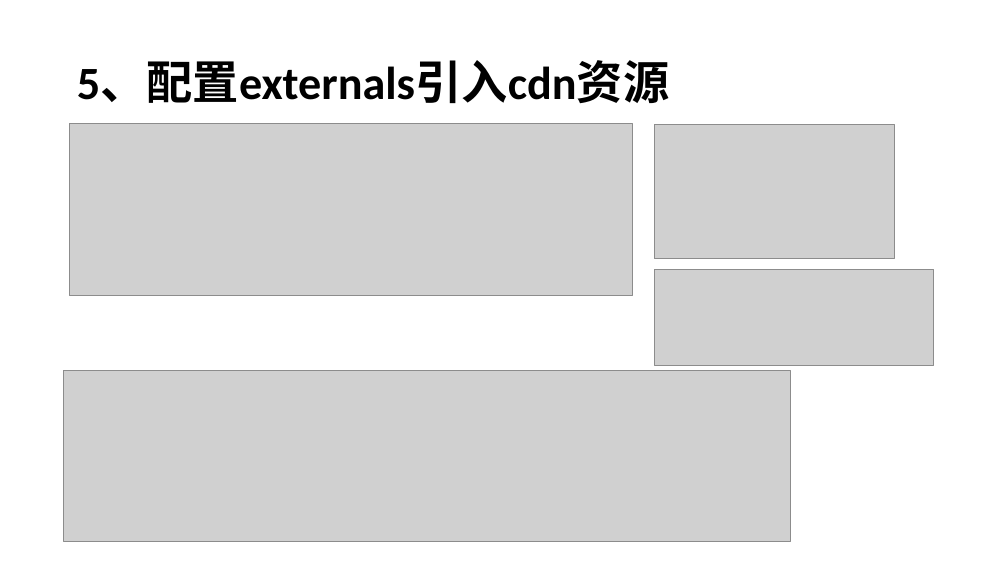
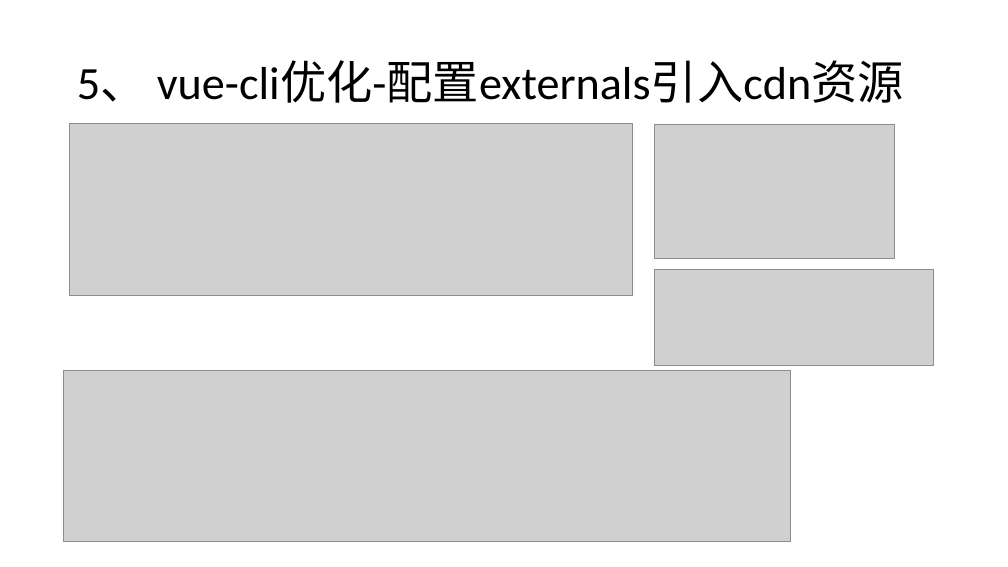
Before and after one commit to liwenxin-jam/vuecli3-starter, a slide deck: slide 21 of doc/vue.pptx (slide 20 before the commit). Drawn at 1008x567 pixels with LibreOffice and Linux fonts; fonts in the diff are those of the drawing; grey boxes stand for pictures. Boxes give left, top, right and bottom in pixels: in the first picture for what was removed or moved away, otherwise in the second. Text is boxed around its words. In the diff, an @@ line names an element or a change of style, - is before the commit and + after.

```diff
--- a/doc/vue.pptx
+++ b/doc/vue.pptx
@@ title at (x1=77, y1=61, x2=904, y2=103): text changed; bold off @@
-5、配置externals引入cdn资源
+5、 vue-cli优化-配置externals引入cdn资源
```
Also in this commit, not shown: 16 other slides changed, 2 slides added, 1 slide removed, 1 other file.
